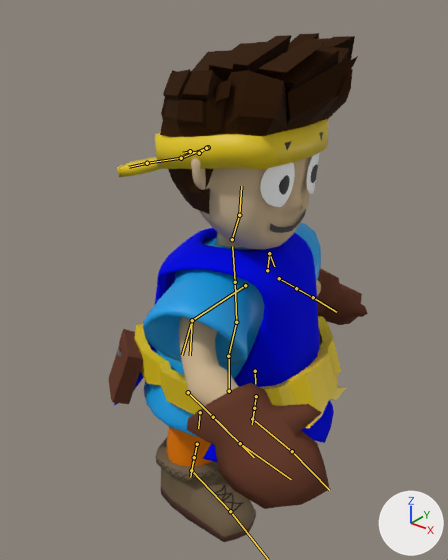
Two versions of the Blender file Assets/Models/LevelObjects/Entities/Player/Player.blend, one commit apart.
Both versions are drawn from a 50 mm camera at (1.44, -1.83, 2.16) aimed at (0.02, -0.06, 1.05). Lighting does not change. The marker at lower right points along +X, +Y and +Z. Both versions are drawn at frame 8 of the action 'LowerShield'; the numbers are the values there. The bones that bend it are drawn over the model as lines.

Names of what the first picture shows: 'Belt', 'Body', 'Coat', 'Face', 'Hair', 'HeadBand'.
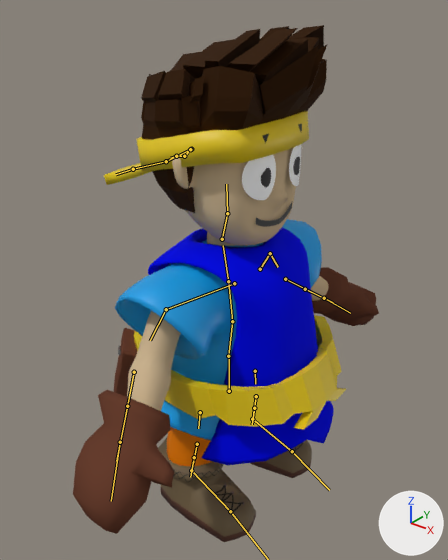
The edits, one by one:
Bone 'spine_01.x' (bone_spine_01_x) turns from (3, 8, -3) to (-1, 0, 0) degrees about its own x, y and z.
Bone 'spine_02.x' (bone_spine_02_x) turns from (0, -3, 0) to (0, 0, 0) degrees about its own x, y and z.
Bone 'neck.x' (bone_neck_x) turns from (0, -5, 2) to (0, 0, 0) degrees about its own x, y and z.
Bone 'shoulder.r' (bone_shoulder_r) turns from (-1, -3, 15) to (0, 0, 0) degrees about its own x, y and z.
Bone 'arm_stretch.r' (bone_arm_stretch_r) turns from (-2, -5, 18) to (0, 0, 0) degrees about its own x, y and z.
Bone 'arm_twist.r' (bone_arm_twist_r) turns from (-2, 39, -17) to (0, 20, 0) degrees about its own x, y and z.
Bone 'forearm_stretch.r' (bone_forearm_stretch_r) turns from (-3, 27, 16) to (0, 0, 0) degrees about its own x, y and z.
Bone 'hand.r' (bone_hand_r) turns from (-19, -8, 7) to (0, 0, 0) degrees about its own x, y and z.

Changed parts and their boxes (x1, y1, x2, y2) in the pictures (448 x 560 px):
'Body', posed (36% wider): before (143, 156, 368, 542); after (73, 147, 379, 542)
'Hair', posed (6% narrower): before (160, 33, 358, 214); after (141, 25, 327, 213)
'Coat', posed: before (114, 228, 334, 462); after (148, 227, 334, 465)
'Belt', posed: before (108, 311, 347, 428); after (114, 315, 346, 430)
'HeadBand', posed (25% taller): before (117, 119, 328, 178); after (104, 111, 309, 185)
'Face', posed: before (260, 132, 323, 233); after (242, 124, 302, 227)
bone 'spine_01.x', root to tip: before (228, 356) to (236, 322); after (228, 356) to (232, 321)
bone 'spine_02.x', root to tip: before (236, 322) to (235, 282); after (232, 321) to (228, 281)
bone 'neck.x', root to tip: before (232, 239) to (239, 215); after (222, 239) to (227, 213)
bone 'shoulder.r', root to tip: before (245, 285) to (192, 320); after (234, 283) to (166, 309)
bone 'arm_stretch.r', root to tip: before (192, 320) to (190, 355); after (166, 309) to (150, 340)
bone 'arm_twist.r', root to tip: before (192, 320) to (182, 355); after (166, 309) to (150, 340)
bone 'forearm_stretch.r', root to tip: before (188, 392) to (226, 430); after (134, 372) to (124, 423)
bone 'hand.r', root to tip: before (240, 443) to (291, 479); after (120, 442) to (111, 501)
